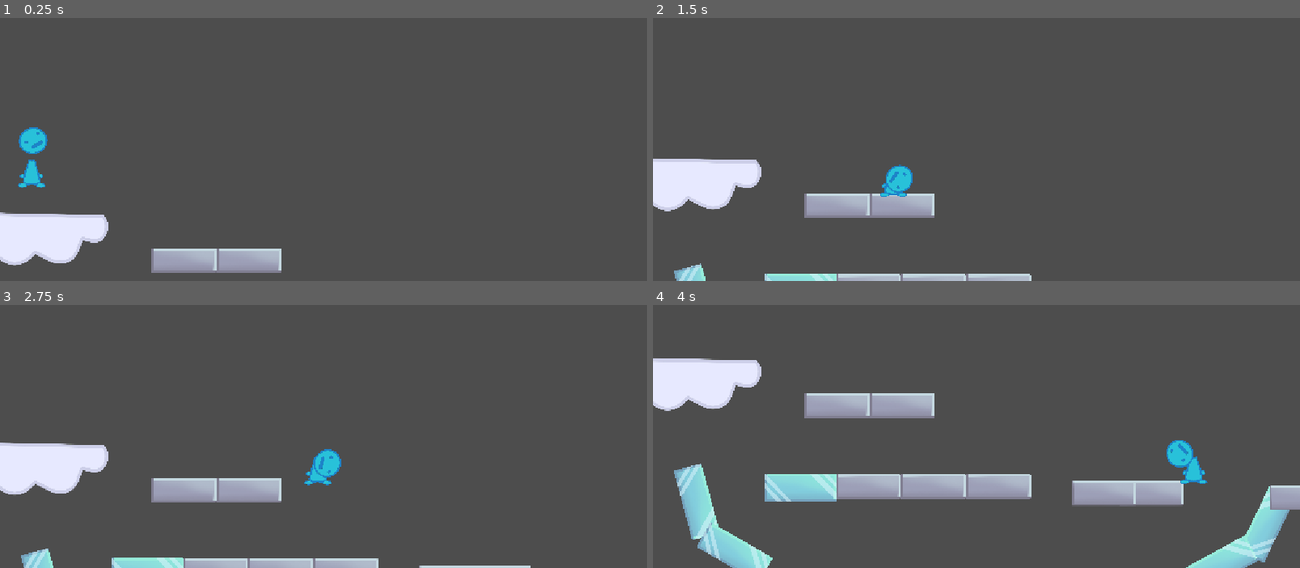
Above: before the commit, frames 1-4 (two rows, left to right).
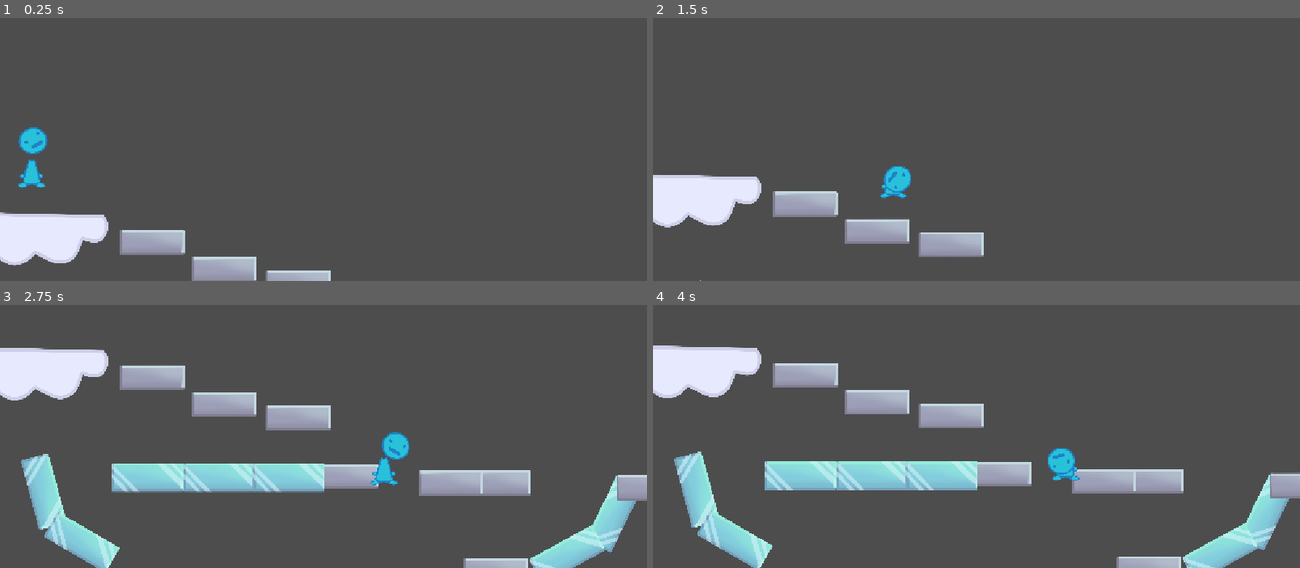
Above: after the commit, the same moments.

Repository: average4136/head-over-heels-game
Game: Godot game, scene res://Scenes/playtest_level.tscn
Same seed, same stepped clock (60 frames per second), same inputs: the game is played once before the commit and once after it. This scene is started directly instead of the project's main scene.
Inputs:
- Up to frame 1 (0.25 s): no input
- Up to frame 2 (1.5 s): tap Enter (ui_accept) at 0.5 s; hold D (move_right) from 0.53 s (still down); tap Space (jump) at 0.77 s
- Up to frame 3 (2.75 s): tap Space (jump) at 1.52 s; release D (move_right) at 2.03 s; hold A (move_left) from 2.03 s (still down)
- Up to frame 4 (4 s): release A (move_left) at 2.78 s; hold D (move_right) from 2.78 s (still down); tap Space (jump) at 3.02, 3.77 s

The runs differ from the first frame. In frame 1, 3.1% of the frame differs, in the area x 18-52%, y 80-100%; in frame 2, 7.9%; in frame 3, 22%, in the area x 0-100%, y 16-100%; in frame 4, 18%.

Commit message:
playtesting

Diff:
--- a/Scenes/playtest_level.tscn
+++ b/Scenes/playtest_level.tscn
@@ -67,10 +67,6 @@
 position = Vector2(-32, -512)
 scale = Vector2(0.5, 0.5)
 
-[node name="Stone platform9" parent="Start area" unique_id=1985402125 instance=ExtResource("3_h3lg6")]
-position = Vector2(-264, -512)
-scale = Vector2(0.5, 0.5)
-
 [node name="Stone platform3" parent="Start area" unique_id=107939614 instance=ExtResource("3_h3lg6")]
 position = Vector2(504, -175)
 scale = Vector2(0.5, 0.5)
@@ -91,16 +87,12 @@
 position = Vector2(800, -152.00002)
 rotation = -0.49741885
 
-[node name="Stone platform11" parent="Start area" unique_id=2099971156 instance=ExtResource("3_h3lg6")]
-position = Vector2(-496, -512)
-scale = Vector2(0.5, 0.5)
-
 [node name="Stone platform9" parent="." unique_id=951645800 instance=ExtResource("3_h3lg6")]
-position = Vector2(-376, -800)
+position = Vector2(-464, -768)
 scale = Vector2(0.5, 0.5)
 
 [node name="Stone platform11" parent="." unique_id=396343480 instance=ExtResource("3_h3lg6")]
-position = Vector2(-608, -800)
+position = Vector2(-720, -864)
 scale = Vector2(0.5, 0.5)
 
 [node name="StaticBody2D" parent="." unique_id=981093684 instance=ExtResource("5_kptn1")]
@@ -120,3 +112,13 @@
 
 [node name="Guy" parent="." unique_id=1796156875 instance=ExtResource("1_h3lg6")]
 position = Vector2(-1040, -1048)
+
+[node name="Stone platform12" parent="." unique_id=541474597 instance=ExtResource("3_h3lg6")]
+position = Vector2(-200, -720)
+scale = Vector2(0.5, 0.5)
+
+[node name="StaticBody2D4" parent="." unique_id=69288585 instance=ExtResource("5_kptn1")]
+position = Vector2(-448, -464)
+
+[node name="StaticBody2D5" parent="." unique_id=1268497885 instance=ExtResource("5_kptn1")]
+position = Vector2(-199.99998, -464)
